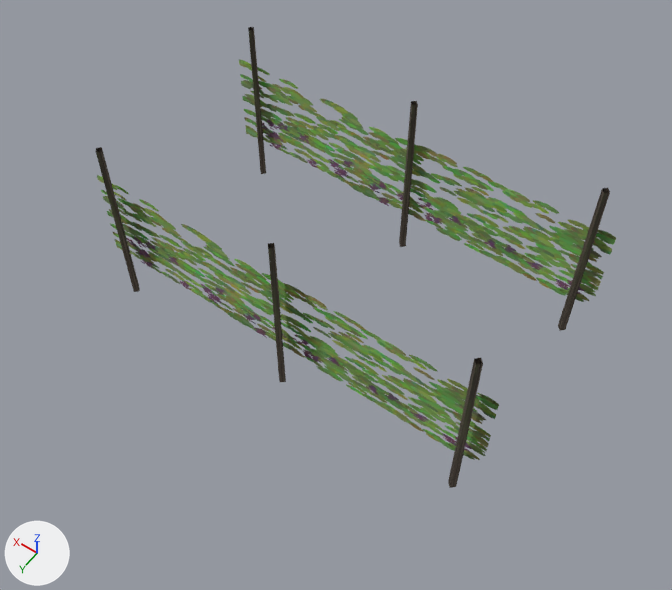
The glTF model game/data/meshes/props/Crop_Vine_1_LOD1.gltf: old version first, new version second.
Both versions are drawn from a camera (50 mm lens) standing at (-3.09, 4.48, 7.07) and looking at (-0.13, 0.34, 0.55). The axes (+X, +Y, +Z) are drawn at lower left. The lights are the same throughout. The picture after the commit comes second. Vertices at exactly the same position are counted once.

In view in the first picture: 'Crop_Vine_1_LOD1'.
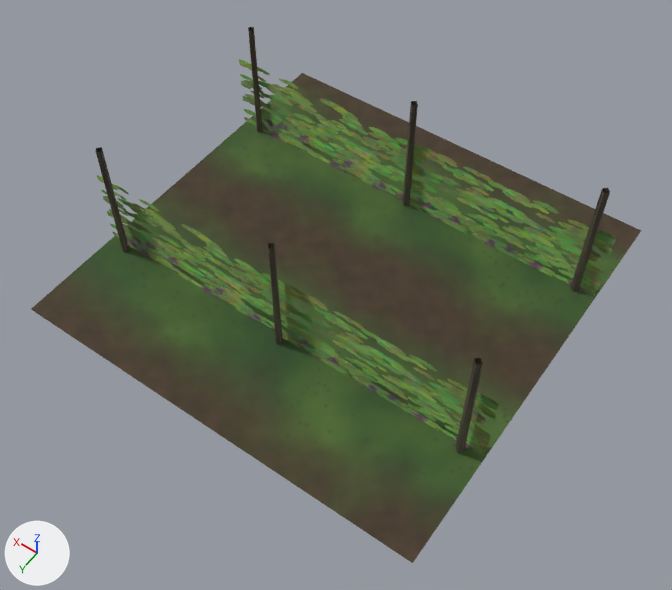
Scene script edits in JSON lines:
```json
{"op": "add", "block": "img_t_decor_crop_top_vine_orm_png", "code": ["img_t_decor_crop_top_vine_orm_png = load_image('T_Decor_Crop_Top_Vine_ORM.png', 'T_Decor_Crop_Top_Vine_ORM.png', 512, 512, 'Non-Color')"]}
{"op": "add", "block": "img_t_decor_crop_top_vine_basecolor_png", "code": ["img_t_decor_crop_top_vine_basecolor_png = load_image('T_Decor_Crop_Top_Vine_BaseColor.png', 'T_Decor_Crop_Top_Vine_BaseColor.png', 512, 512, 'sRGB')"]}
{"op": "add", "block": "img_t_decor_crop_top_vine_normal_png", "code": ["img_t_decor_crop_top_vine_normal_png = load_image('T_Decor_Crop_Top_Vine_Normal.png', 'T_Decor_Crop_Top_Vine_Normal.png', 512, 512, 'Non-Color')"]}
{"op": "add", "block": "mat_mi_decor_crop_top_vine", "code": ["mat_mi_decor_crop_top_vine = bpy.data.materials.new('MI_Decor_Crop_Top_Vine')", "# uses the picture img_t_decor_crop_top_vine_basecolor_png", "# uses the picture img_t_decor_crop_top_vine_normal_png", "# uses the picture img_t_decor_crop_top_vine_orm_png"]}
{"block": "me_crop_vine_1_lod1", "where": "# used by ob_crop_vine_1_lod1; location = (0.0, 0.0, 0.0)"}
{"block": "me_crop_vine_1_lod1", "where": "# verts and faces of me_crop_vine_1_lod1; kept vertices keep their numbers, new ones are numbered from 56"}
{"op": "remove", "block": "me_crop_vine_1_lod1", "code": "me_crop_vine_1_lod1.from_pydata(...)  # 56 vertices, 52 faces; spans x -2.0..2.0, y -1.04..1.04, z -0.1..1.75"}
{"op": "add", "block": "me_crop_vine_1_lod1", "code": "me_crop_vine_1_lod1.from_pydata(...)  # 60 vertices, 54 faces; spans x -2.0..2.0, y -2.0..2.0, z -0.1..1.75"}
{"block": "me_crop_vine_1_lod1", "change": "me_crop_vine_1_lod1 part 1"}
{"op": "add", "block": "me_crop_vine_1_lod1", "code": "verts[56] = (-2.0, -2.0, 0.5)  # pixel (641, 230)"}
{"op": "add", "block": "me_crop_vine_1_lod1", "code": "verts[57] = (2.0, -2.0, 0.5)  # pixel (302, 72)"}
{"op": "add", "block": "me_crop_vine_1_lod1", "code": "verts[58] = (2.0, 2.0, 0.5)  # pixel (30, 309)"}
{"op": "add", "block": "me_crop_vine_1_lod1", "code": "verts[59] = (-2.0, 2.0, 0.5)  # pixel (412, 563)"}
{"op": "add", "block": "me_crop_vine_1_lod1", "code": "faces += [(56, 57, 58), (56, 58, 59)]  # mat_mi_decor_crop_top_vine"}
{"op": "add", "block": "me_crop_vine_1_lod1", "code": "me_crop_vine_1_lod1.materials.append(mat_mi_decor_crop_top_vine)"}
```

Location of each change, (x1, y1, x2, y2) in pixels of the pictures (672 x 590 px):
```json
{"object": "Crop_Vine_1_LOD1", "change": "reshaped", "before": [96, 27, 616, 488], "after": [31, 27, 641, 563], "on screen": "17% wider, 16% taller"}
{"part": 1, "of": "me_crop_vine_1_lod1", "change": "added", "after": [31, 73, 641, 563]}
```
